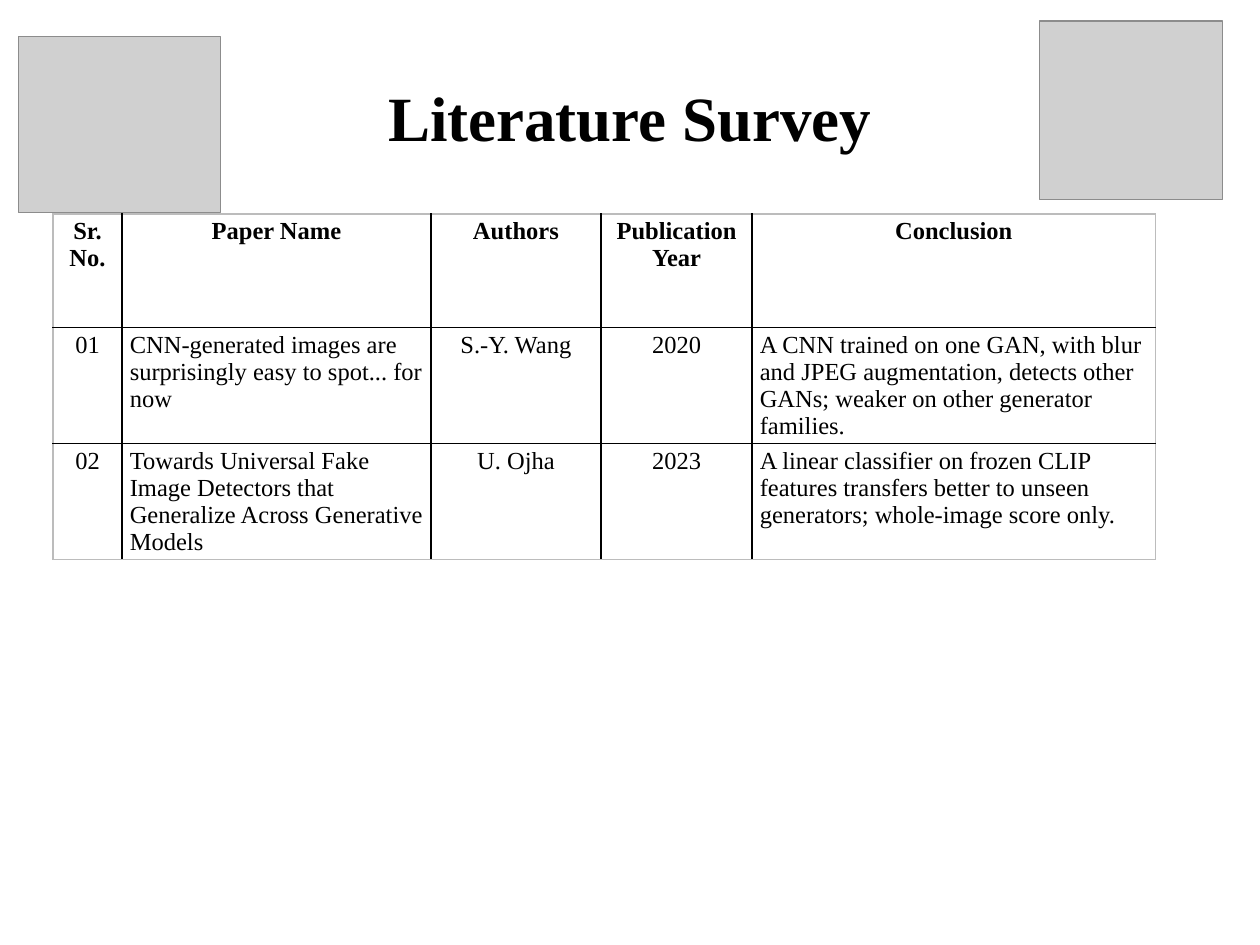
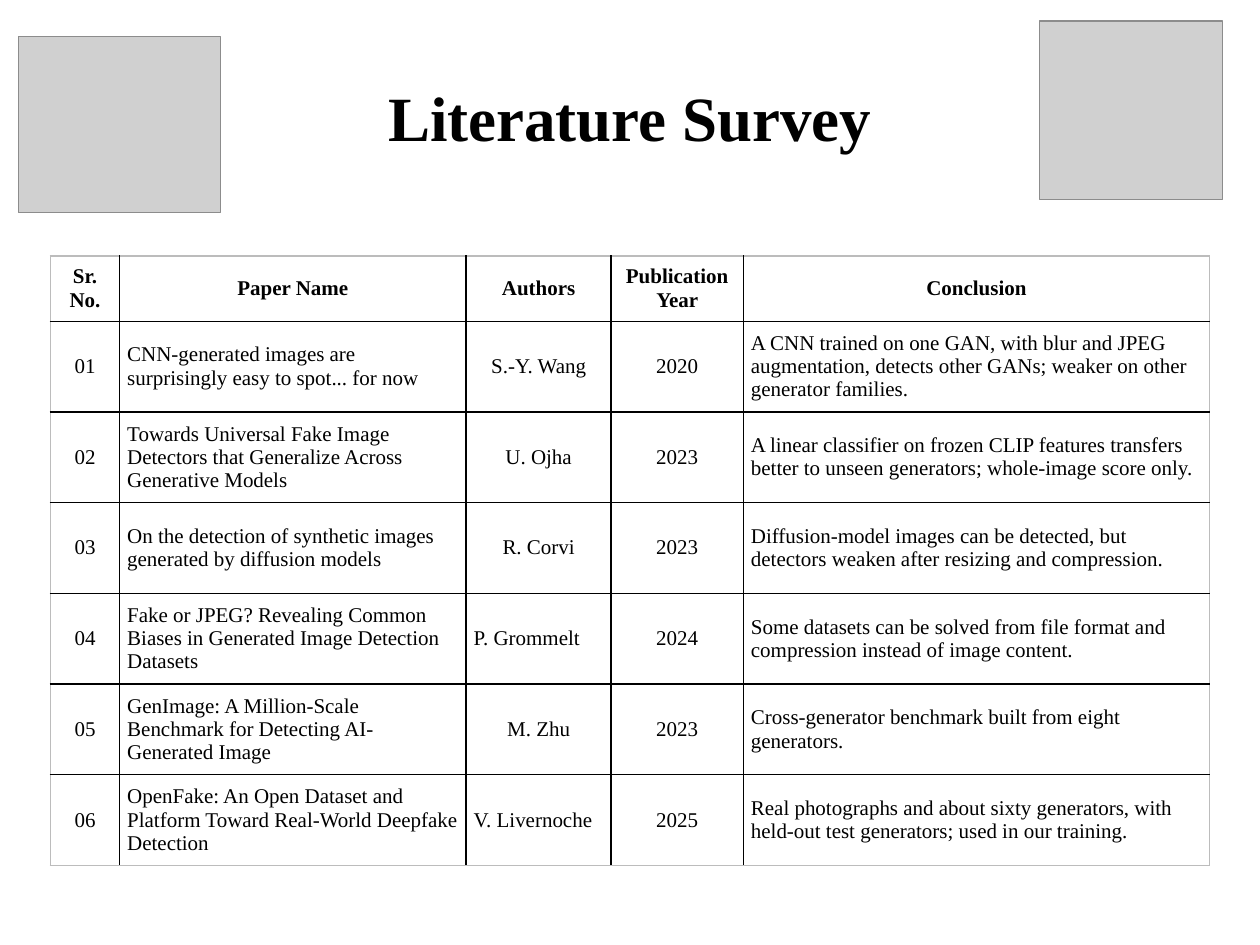
Before and after one commit to PawanBhandari03/DeepFake-Detection-Using-CrossGeneratorGeneralization, a slide deck: slide 6 of paper/reports/presentation/Final_Project_Presentation.pptx. Drawn at 1260x945 pixels with LibreOffice and Linux fonts; fonts in the diff are those of the drawing; grey boxes stand for pictures. Boxes give left, top, right and bottom in pixels: in the first picture for what was removed or moved away, otherwise in the second. Text is boxed around its words. In the diff, an @@ line names an element or a change of style, - is before the commit and + after.

```diff
--- a/paper/reports/presentation/Final_Project_Presentation.pptx
+++ b/paper/reports/presentation/Final_Project_Presentation.pptx
@@ table at box(50, 256, 1210, 866) @@
+row 4: 03 | On the detection of synthetic images generated by diffusion models | R. Corvi | 2023 | Diffusion-model images can be detected, but detectors weaken after resizing and compression.
+row 5: 04 | Fake or JPEG? Revealing Common Biases in Generated Image Detection Datasets | P. Grommelt | 2024 | Some datasets can be solved from file format and compression instead of image content.
+row 6: 05 | GenImage: A Million-Scale Benchmark for Detecting AI-Generated Image | M. Zhu | 2023 | Cross-generator benchmark built from eight generators.
+row 7: 06 | OpenFake: An Open Dataset and Platform Toward Real-World Deepfake Detection | V. Livernoche | 2025 | Real photographs and about sixty generators, with held-out test generators; used in our training.
@@ table: place and size @@
-table at box(53, 214, 1155, 555)
+table at box(50, 256, 1210, 866)
```
Also in this commit, not shown: 17 other slides changed, 2 slides removed, 3 other files.
